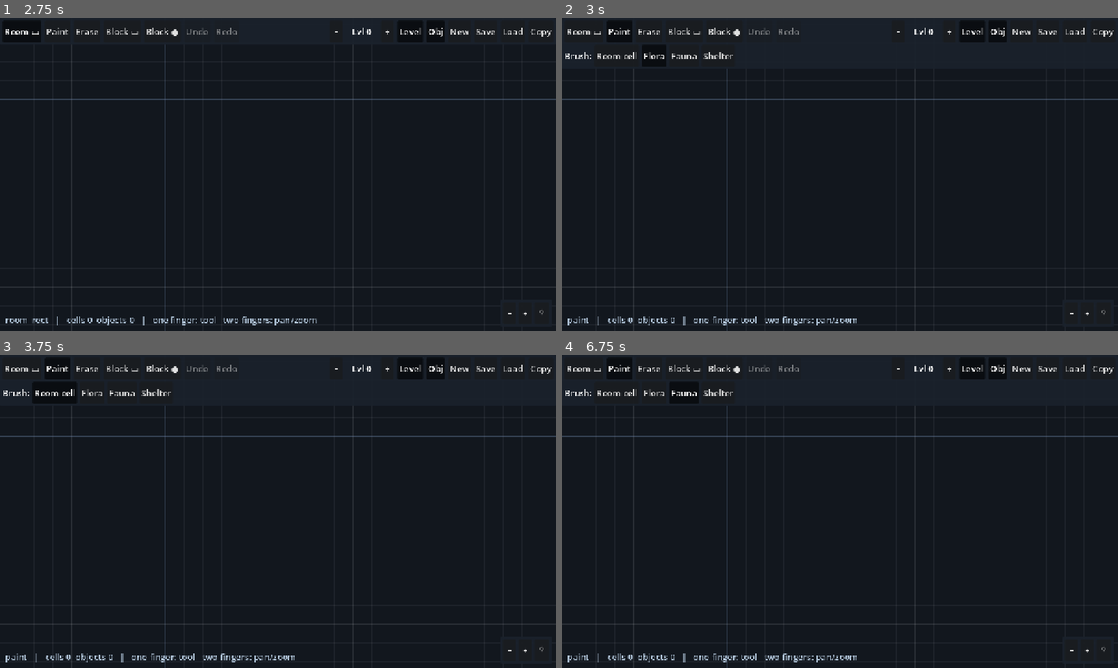
Above: before the commit, frames 1-4 (two rows, left to right).
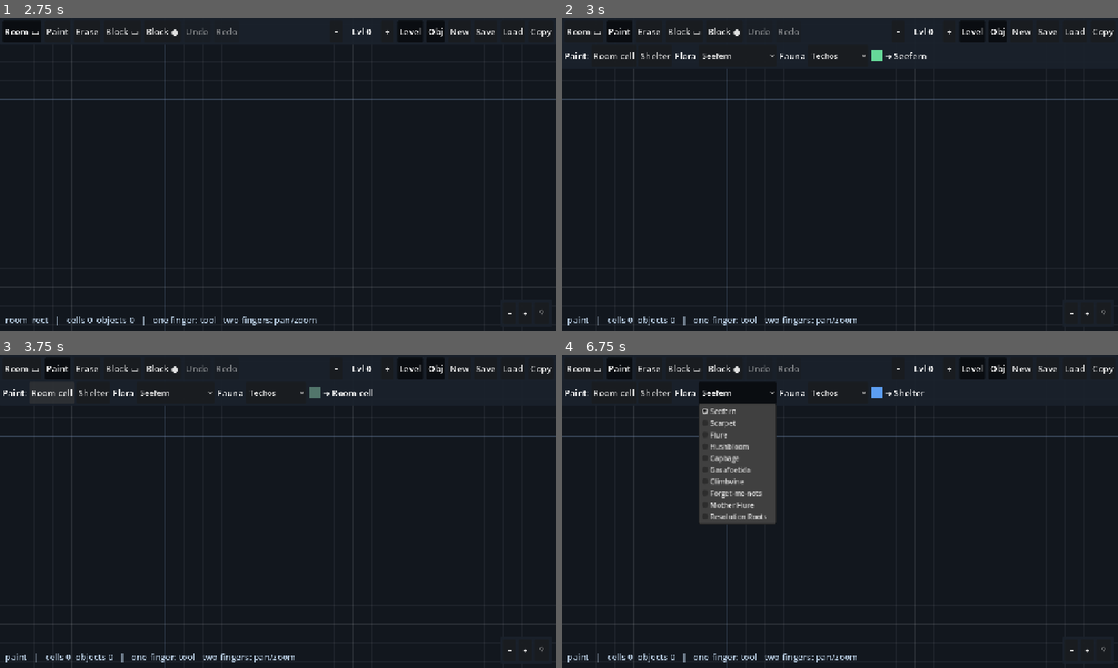
Above: after the commit, the same moments.

Repository: MyStarrySpace/ToRustAsWeFall
Game: Godot game, scene res://scenes/main.tscn
The game is run twice, just before and just after one commit, with the same random seed, the same clock (stepped at 60 frames per second) and the same inputs.
Inputs (mouse positions are in pixels of both pictures, inside the frame that each line leads up to):
- Up to frame 1 (2.75 s): click "New" at 0.5 s; click "New" at 1.25 s; click "Room ▭" at 2 s
- Up to frame 2 (3 s): click "Paint" at 2.75 s
- Up to frame 3 (3.75 s): click "Room cell" at 3.5 s
- Up to frame 4 (6.75 s): click (656, 392) at 4.25 s, where only the run before the commit has a clickable "Flora"; click "Shelter" at 5 s; click (684, 392) at 5.75 s, where only the run before the commit has a clickable "Fauna"; click (739, 392) at 6.5 s, where only the run after the commit has a clickable "Seefern"

Frame 1 is identical in both runs. In frame 2, 0.5% of the frame differs, in the area x 0-66%, y 10-14%; in frame 3, 1.0%; in frame 4, 6.5%, in the area x 0-66%, y 8-55%.

Commit message:
level-sketch: specific flora/fauna species palette from the game roster
Replace the generic Flora/Fauna brushes with the real species roster
(flora_taxonomy.md, enemy_ecosystem.md):

- SpeciesCatalog: 10 flora (seefern, scarpet, flure, hushbloom, capbage,
  gasafoetida, climbvine, forget-me-nots, mother flure, resolution roots)
  and 13 fauna (techos, verdings, hidras, crusts, candids, meebs,
  naturalizers, gnawers, neutros, spikers, tanglers, toxos, nosomas), each
  with a biology-grounded sketch colour.
- Paint brush row: Room cell + Shelter buttons plus Flora / Fauna species
  dropdowns and an active-brush swatch + name indicator.
- An object's "kind" is now the species id; GridView colours each species
  from the catalog and draws fauna with a creature outline vs flora blobs.

Adds a SpeciesCatalog test (roster size, category lookup, unique ids/colours,
species kind survives save/load); 112 data tests pass.

Diff:
--- a/level-sketch/scripts/editor.gd
+++ b/level-sketch/scripts/editor.gd
@@ -17,7 +17,7 @@
 var _grid: GridView
 
 var _tool := "room_rect"
-var _brush := SketchModel.KIND_FLORA  # paint brush when the Paint tool is active
+var _brush := "seefern"  # paint brush when the Paint tool is active ("room", shelter, or a species id)
 var _view_level := 0
 
 # Input state.
@@ -42,6 +42,8 @@
 var _undo_btn: Button
 var _redo_btn: Button
 var _confirm_new: ConfirmationDialog
+var _brush_swatch: ColorRect
+var _brush_label: Label
 
 func _ready() -> void:
 	set_anchors_preset(Control.PRESET_FULL_RECT)
@@ -71,17 +73,21 @@
 	model.fill_rect(0, 0, 9, 6, 0, "room")
 	model.fill_rect(3, 2, 5, 4, 1, "room")    # a platform one level up
 	model.fill_rect(1, 5, 3, 7, -1, "room")   # a pit one level down
-	model.add_object({"kind": SketchModel.KIND_FLORA, "x": 1, "y": 1, "level": 0})
-	model.add_object({"kind": SketchModel.KIND_FAUNA, "x": 7, "y": 1, "level": 0})
+	model.add_object({"kind": "seefern", "x": 1, "y": 1, "level": 0})
+	model.add_object({"kind": "flure", "x": 2, "y": 1, "level": 0})
+	model.add_object({"kind": "techos", "x": 7, "y": 1, "level": 0})
+	model.add_object({"kind": "spikers", "x": 7, "y": 5, "level": 0})
 	model.add_object({"kind": SketchModel.KIND_SHELTER, "x": 8, "y": 5, "level": 0})
 	model.add_object({"kind": SketchModel.KIND_BLOCKIN, "shape": SketchModel.SHAPE_RECT, "x": 5, "y": 0, "w": 3, "h": 2, "level": 0})
 	model.add_object({"kind": SketchModel.KIND_BLOCKIN, "shape": SketchModel.SHAPE_CIRCLE, "x": 2, "y": 4, "r": 1.8, "level": 0})
-	model.add_object({"kind": SketchModel.KIND_FLORA, "x": 4, "y": 3, "level": 1})     # above -> orange
-	model.add_object({"kind": SketchModel.KIND_SHELTER, "x": 2, "y": 6, "level": -1})  # below -> blue
+	model.add_object({"kind": "capbage", "x": 4, "y": 3, "level": 1})     # above -> orange-tinted
+	model.add_object({"kind": "tanglers", "x": 2, "y": 6, "level": -1})   # below -> blue-tinted
 	_grid.set_model(model)
 	_grid.set_view_level(0)
 	_camera.global_position = Vector2(4.5, 3.5) * GridView.CELL_SIZE
 	_camera.zoom = Vector2(0.85, 0.85)
+	# Show the Paint brush row in the preview so the species palette is visible.
+	_select_tool("paint")
 
 # ------------------------------------------------------------------- World setup
 
@@ -151,12 +157,21 @@
 	brush_row.add_theme_constant_override("separation", 6)
 	top_vbox.add_child(brush_row)
 	_brush_row = brush_row
-	var brush_group := ButtonGroup.new()
-	_label(brush_row, "Brush:")
-	_brush_btn(brush_row, "Room cell", "room", brush_group, false)
-	_brush_btn(brush_row, "Flora", SketchModel.KIND_FLORA, brush_group, true)
-	_brush_btn(brush_row, "Fauna", SketchModel.KIND_FAUNA, brush_group, false)
-	_brush_btn(brush_row, "Shelter", SketchModel.KIND_SHELTER, brush_group, false)
+	_label(brush_row, "Paint:")
+	_brush_btn(brush_row, "Room cell", "room")
+	_brush_btn(brush_row, "Shelter", SketchModel.KIND_SHELTER)
+	_label(brush_row, "Flora")
+	_species_dropdown(brush_row, SpeciesCatalog.all_flora())
+	_label(brush_row, "Fauna")
+	_species_dropdown(brush_row, SpeciesCatalog.all_fauna())
+	# Active-brush indicator (colour swatch + name).
+	_brush_swatch = ColorRect.new()
+	_brush_swatch.custom_minimum_size = Vector2(26, 26)
+	_brush_swatch.size_flags_vertical = Control.SIZE_SHRINK_CENTER
+	_brush_swatch.mouse_filter = Control.MOUSE_FILTER_IGNORE
+	brush_row.add_child(_brush_swatch)
+	_brush_label = _label(brush_row, "")
+	_set_brush(_brush)
 	brush_row.visible = false
 
 	top_panel.set_anchors_and_offsets_preset(Control.PRESET_TOP_WIDE, Control.PRESET_MODE_MINSIZE)
@@ -244,15 +259,47 @@
 	b.pressed.connect(func(): _select_tool(tool_id))
 	parent.add_child(b)
 
-func _brush_btn(parent: Node, text: String, brush_id: String, group: ButtonGroup, pressed: bool) -> void:
+func _brush_btn(parent: Node, text: String, brush_id: String) -> void:
 	var b := Button.new()
 	b.text = text
-	b.toggle_mode = true
-	b.button_group = group
-	b.button_pressed = pressed
 	_style_button(b)
-	b.pressed.connect(func(): _brush = brush_id)
+	b.pressed.connect(func(): _set_brush(brush_id))
 	parent.add_child(b)
+
+## A dropdown of species (flora or fauna); selecting one sets it as the brush.
+func _species_dropdown(parent: Node, species: Array) -> OptionButton:
+	var ob := OptionButton.new()
+	ob.custom_minimum_size = Vector2(0, 50)
+	ob.add_theme_font_size_override("font_size", 18)
+	ob.focus_mode = Control.FOCUS_NONE
+	for i in range(species.size()):
+		ob.add_item(str(species[i]["name"]), i)
+		ob.set_item_metadata(i, str(species[i]["id"]))
+	ob.item_selected.connect(func(idx): _set_brush(str(ob.get_item_metadata(idx))))
+	parent.add_child(ob)
+	return ob
+
+## Set the active paint brush ("room", shelter, or a species id) and update the UI.
+func _set_brush(id: String) -> void:
+	_brush = id
+	if _brush_swatch != null:
+		_brush_swatch.color = _brush_color(id)
+	if _brush_label != null:
+		_brush_label.text = "→ " + _brush_display(id)
+
+func _brush_color(id: String) -> Color:
+	if id == "room":
+		return GridView.COLOR_ROOM
+	if id == SketchModel.KIND_SHELTER:
+		return GridView.COLOR_SHELTER
+	return SpeciesCatalog.color_of(id)
+
+func _brush_display(id: String) -> String:
+	if id == "room":
+		return "Room cell"
+	if id == SketchModel.KIND_SHELTER:
+		return "Shelter"
+	return SpeciesCatalog.display_name(id)
 
 func _label(parent: Node, text: String) -> Label:
 	var l := Label.new()
--- a/level-sketch/scripts/grid_view.gd
+++ b/level-sketch/scripts/grid_view.gd
@@ -149,34 +149,34 @@
 
 func _draw_point_object(obj: Dictionary, origin: Vector2, col: Color, delta: int) -> void:
 	var center := origin + Vector2(CELL_SIZE, CELL_SIZE) * 0.5
-	match str(obj.get("kind", "")):
-		SketchModel.KIND_SHELTER:
-			# A little house: square body + roof.
-			var half := CELL_SIZE * 0.34
-			draw_rect(Rect2(center - Vector2(half, half * 0.5), Vector2(half * 2.0, half * 1.5)), col, true)
-			var roof := PackedVector2Array([
-				center + Vector2(-half * 1.15, -half * 0.5),
-				center + Vector2(half * 1.15, -half * 0.5),
-				center + Vector2(0.0, -half * 1.5),
-			])
-			draw_colored_polygon(roof, SketchModel.height_tint(col.lightened(0.15), 0))
-		SketchModel.KIND_FAUNA:
-			draw_circle(center, CELL_SIZE * 0.26, col)
-			draw_circle(center, CELL_SIZE * 0.26, SketchModel.height_tint(COLOR_BLOCKIN_EDGE, delta), false, 1.5)
-		_:
-			# Flora (and any other point object): a soft leaf-blob.
-			draw_circle(center, CELL_SIZE * 0.30, col)
+	var kind := str(obj.get("kind", ""))
+	if kind == SketchModel.KIND_SHELTER:
+		# A little house: square body + roof.
+		var half := CELL_SIZE * 0.34
+		draw_rect(Rect2(center - Vector2(half, half * 0.5), Vector2(half * 2.0, half * 1.5)), col, true)
+		var roof := PackedVector2Array([
+			center + Vector2(-half * 1.15, -half * 0.5),
+			center + Vector2(half * 1.15, -half * 0.5),
+			center + Vector2(0.0, -half * 1.5),
+		])
+		draw_colored_polygon(roof, SketchModel.height_tint(col.lightened(0.15), 0))
+	elif SpeciesCatalog.category_of(kind) == "fauna":
+		# Fauna: a creature dot with a dark outline.
+		draw_circle(center, CELL_SIZE * 0.26, col)
+		draw_circle(center, CELL_SIZE * 0.26, SketchModel.height_tint(COLOR_BLOCKIN_EDGE, delta), false, 1.5)
+	else:
+		# Flora (and any other point object): a soft leaf-blob.
+		draw_circle(center, CELL_SIZE * 0.30, col)
 
 func _object_color(obj: Dictionary) -> Color:
 	if obj.has("color") and obj["color"] is Array and (obj["color"] as Array).size() >= 3:
 		var c: Array = obj["color"]
 		return Color(float(c[0]), float(c[1]), float(c[2]))
-	match str(obj.get("kind", "")):
-		SketchModel.KIND_FLORA: return COLOR_FLORA
-		SketchModel.KIND_FAUNA: return COLOR_FAUNA
+	var kind := str(obj.get("kind", ""))
+	match kind:
 		SketchModel.KIND_SHELTER: return COLOR_SHELTER
 		SketchModel.KIND_BLOCKIN: return COLOR_BLOCKIN
-		_: return COLOR_FLORA
+		_: return SpeciesCatalog.color_of(kind)
 
 func _draw_preview() -> void:
 	if preview.is_empty():
--- /dev/null
+++ b/level-sketch/scripts/species_catalog.gd
@@ -0,0 +1,83 @@
+class_name SpeciesCatalog
+extends RefCounted
+
+## Placeable flora and fauna for the sketch tool, mirroring the game's roster
+## (flora_taxonomy.md, enemy_ecosystem.md). Each entry: id (stored as an object's
+## "kind"), display name, and a sketch colour grounded in the species' biology.
+## Both the brush palette (editor) and the renderer (GridView) read from here.
+
+const FLORA := [
+	{"id": "seefern", "name": "Seefern", "color": Color(0.40, 0.85, 0.60)},          # bioluminescent teal
+	{"id": "scarpet", "name": "Scarpet", "color": Color(0.58, 0.50, 0.30)},          # rust-mottled moss
+	{"id": "flure", "name": "Flure", "color": Color(0.82, 0.45, 0.22)},              # iron-bronze decoy bloom
+	{"id": "hushbloom", "name": "Hushbloom", "color": Color(0.72, 0.60, 0.88)},      # pale lavender stun
+	{"id": "capbage", "name": "Capbage", "color": Color(0.26, 0.52, 0.34)},          # deep cabbage green
+	{"id": "gasafoetida", "name": "Gasafoetida", "color": Color(0.80, 0.72, 0.32)},  # sulfur amber
+	{"id": "climbvine", "name": "Climbvine", "color": Color(0.46, 0.55, 0.36)},      # vine brown-green
+	{"id": "forget_me_nots", "name": "Forget-me-nots", "color": Color(0.45, 0.62, 0.95)},  # ambient blue
+	{"id": "mother_flure", "name": "Mother Flure", "color": Color(0.68, 0.30, 0.28)},      # set-piece rust-red
+	{"id": "resolution_roots", "name": "Resolution Roots", "color": Color(0.72, 0.66, 0.48)},  # pale warm puzzle flora
+]
+
+const FAUNA := [
+	{"id": "techos", "name": "Techos", "color": Color(0.62, 0.22, 0.48)},            # iron-enterobactin red-violet
+	{"id": "verdings", "name": "Verdings", "color": Color(0.62, 0.85, 0.30)},        # fluorescent chartreuse
+	{"id": "hidras", "name": "Hidras", "color": Color(0.52, 0.50, 0.40)},            # grey-bronze pipe-mimic
+	{"id": "crusts", "name": "Crusts", "color": Color(0.72, 0.62, 0.46)},            # cream-rust biofilm mat
+	{"id": "candids", "name": "Candids", "color": Color(0.85, 0.82, 0.58)},          # pale yeast-cream
+	{"id": "meebs", "name": "Meebs", "color": Color(0.55, 0.68, 0.58)},              # translucent green-grey amoeba
+	{"id": "naturalizers", "name": "Naturalizers", "color": Color(0.46, 0.56, 0.74)},  # NK grey-blue carapace
+	{"id": "gnawers", "name": "Gnawers", "color": Color(0.45, 0.20, 0.24)},          # heme-dark hunter
+	{"id": "neutros", "name": "Neutros", "color": Color(0.90, 0.74, 0.42)},          # inflammatory amber burster
+	{"id": "spikers", "name": "Spikers", "color": Color(0.56, 0.82, 0.80)},          # pale teal neuron
+	{"id": "tanglers", "name": "Tanglers", "color": Color(0.42, 0.44, 0.26)},        # dark olive tau-helix
+	{"id": "toxos", "name": "Toxos", "color": Color(0.60, 0.46, 0.46)},              # grey-red crescent
+	{"id": "nosomas", "name": "Nosomas", "color": Color(0.58, 0.62, 0.66)},          # ghost-pale cloaked enforcer
+]
+
+const _DEFAULT_FLORA_COLOR := Color(0.33, 0.72, 0.36)
+const _DEFAULT_FAUNA_COLOR := Color(0.88, 0.56, 0.20)
+
+static func all_flora() -> Array:
+	return FLORA
+
+static func all_fauna() -> Array:
+	return FAUNA
+
+static func _find(kind: String) -> Dictionary:
+	for e in FLORA:
+		if e["id"] == kind:
+			return e
+	for e in FAUNA:
+		if e["id"] == kind:
+			return e
+	return {}
+
+## "flora" | "fauna" | "" (for non-species kinds like shelter / blockin).
+static func category_of(kind: String) -> String:
+	for e in FLORA:
+		if e["id"] == kind:
+			return "flora"
+	for e in FAUNA:
+		if e["id"] == kind:
+			return "fauna"
+	# Generic fallbacks for legacy/unknown kinds.
+	if kind == "flora":
+		return "flora"
+	if kind == "fauna":
+		return "fauna"
+	return ""
+
+static func display_name(kind: String) -> String:
+	var e := _find(kind)
+	if not e.is_empty():
+		return str(e["name"])
+	return kind.capitalize()
+
+static func color_of(kind: String) -> Color:
+	var e := _find(kind)
+	if not e.is_empty():
+		return e["color"]
+	match category_of(kind):
+		"fauna": return _DEFAULT_FAUNA_COLOR
+		_: return _DEFAULT_FLORA_COLOR
--- a/level-sketch/tests/sketch_tests.gd
+++ b/level-sketch/tests/sketch_tests.gd
@@ -37,6 +37,7 @@
 	_test_color_json_safe()
 	_test_tint_floor_translucent()
 	_test_history()
+	_test_species_catalog()
 
 func _test_cells() -> void:
 	var m := SketchModel.new()
@@ -186,3 +187,23 @@
 	_ok(not h.can_redo(), "a new edit after undo clears the redo branch")
 	_eq(m.objects.size(), 1, "the new branch's edit is present")
 	_ok(not h.commit(), "committing with no change records nothing")
+
+func _test_species_catalog() -> void:
+	_ok(SpeciesCatalog.all_flora().size() >= 8, "flora roster is populated")
+	_ok(SpeciesCatalog.all_fauna().size() >= 13, "fauna roster covers the 13 enemies")
+	_eq(SpeciesCatalog.category_of("seefern"), "flora", "seefern is flora")
+	_eq(SpeciesCatalog.category_of("spikers"), "fauna", "spikers is fauna")
+	_eq(SpeciesCatalog.category_of("shelter"), "", "non-species kinds have no category")
+	_eq(SpeciesCatalog.display_name("forget_me_nots"), "Forget-me-nots", "display name resolves")
+	# Every roster entry has a unique id and a real colour.
+	var ids := {}
+	for e in SpeciesCatalog.all_flora() + SpeciesCatalog.all_fauna():
+		_ok(not ids.has(e["id"]), "species id %s is unique" % str(e["id"]))
+		ids[e["id"]] = true
+		_ok(e["color"] is Color, "species %s has a colour" % str(e["id"]))
+	# A placed species keeps its id as the object kind and renders via the catalog.
+	var m := SketchModel.new()
+	var oid := m.add_object({"kind": "naturalizers", "x": 0, "y": 0, "level": 0})
+	_eq(str(m.get_object(oid).get("kind")), "naturalizers", "placed species keeps its kind")
+	var restored := SketchModel.from_json(m.to_json())
+	_eq(str(restored.objects[0].get("kind")), "naturalizers", "species kind survives save/load")
Not shown, added: level-sketch/scripts/species_catalog.gd.uid
Not shown, changed: level-sketch/README.md
